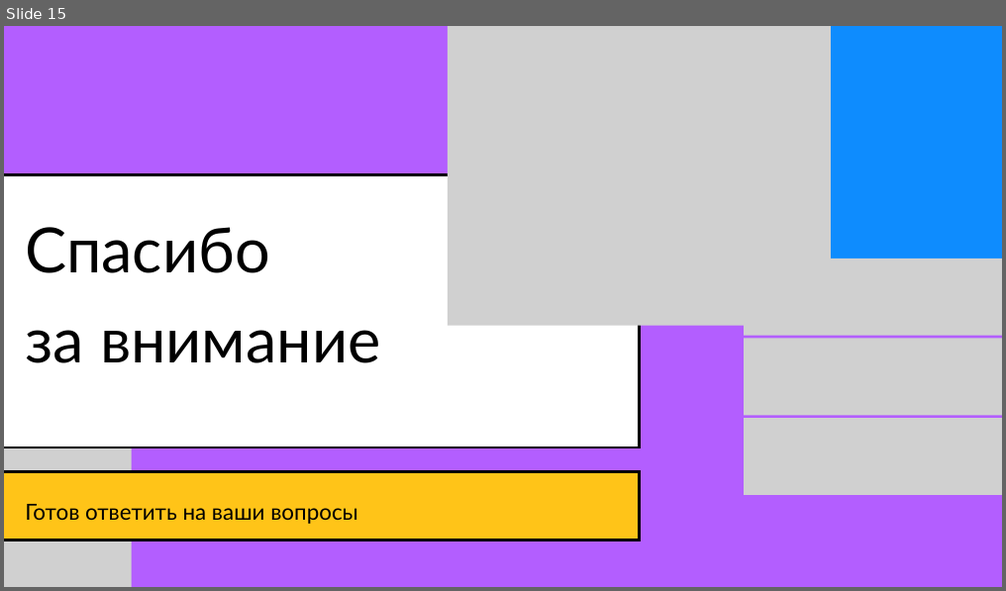
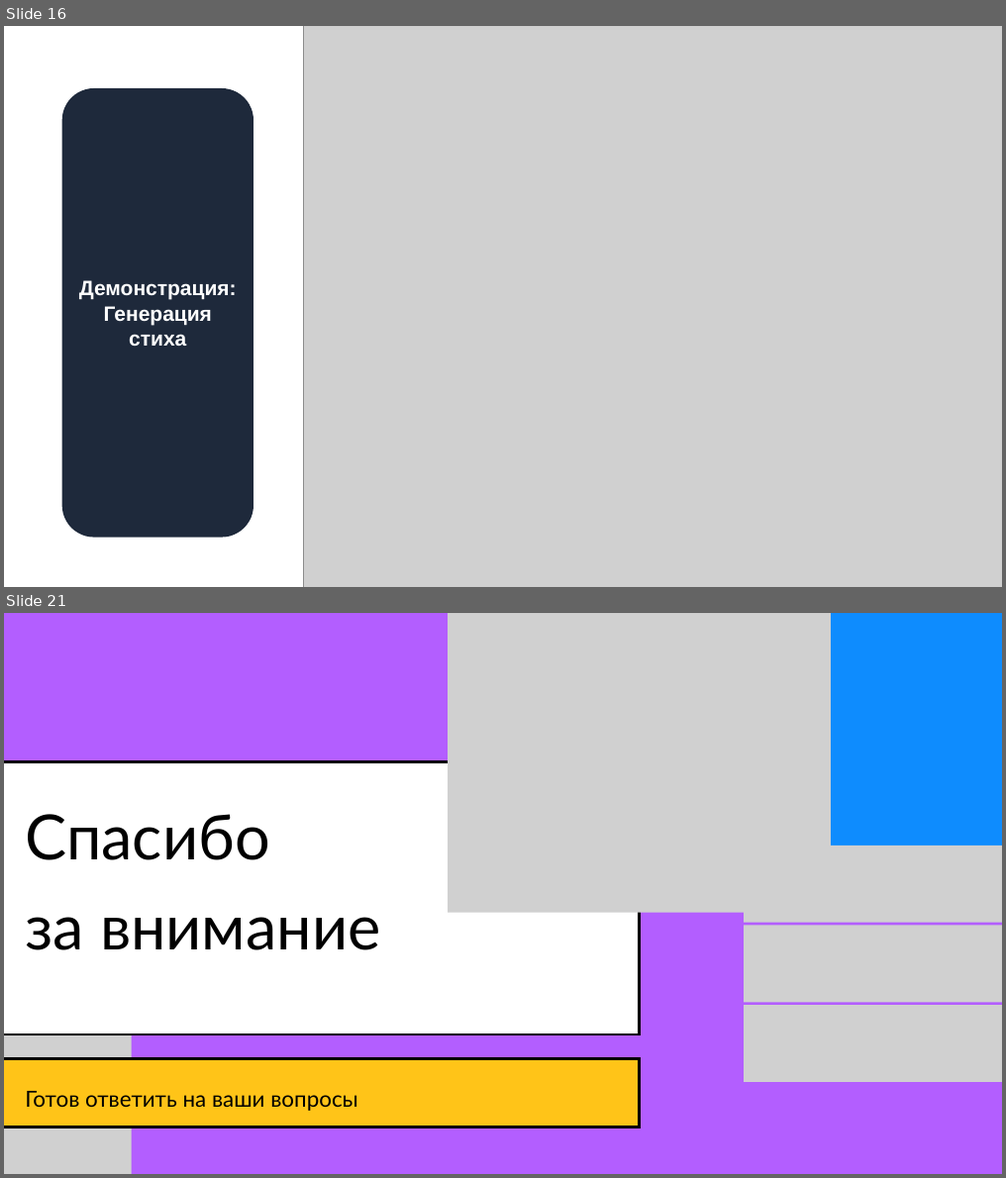
Before and after one commit to safosaffers/RussianRhymeAnalyzer, a slide deck: docs/presentation/Rhymer_presentation_final.pptx. Shown one above the other, each under a label of ours: slide 15 before the commit, slides 16 and 21 after it; the slides between them are not shown. The pictures are 1006x591 and 1006x1178 pixels, drawn with LibreOffice and Linux fonts; fonts in the diff are those of the drawing; grey boxes stand for pictures. Boxes give left, top, right and bottom in pixels: in the first picture for what was removed or moved away, otherwise in the second. Text is boxed around its words. In the diff, an @@ line names an element or a change of style, - is before the commit and + after.

```diff
--- a/docs/presentation/Rhymer_presentation_final.pptx
+++ b/docs/presentation/Rhymer_presentation_final.pptx
@@ slide 16 added at <box>4,26,1002,587</box>, background #FFFFFF @@
@@ picture added at <box>303,26,1002,587</box> @@
@@ rounded rectangle added at <box>61,88,253,538</box>, fill #1E293B, 30 pt, text #FFFFFF, bold @@
+Демонстрация: Генерация стиха
@@ what was slide 15 is now slide 21 @@
```
Also in this commit, not shown: 8 slides changed, 6 other slides added, 1 slide removed, 17 other files.
